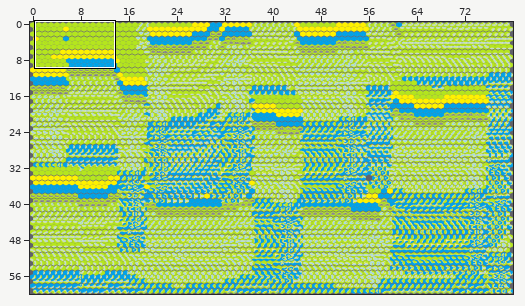
An edit to a level. Tiled map, maps/test.tmx. Above: a wide view before the commit, with the close-up outlined.
Close-up. Before:
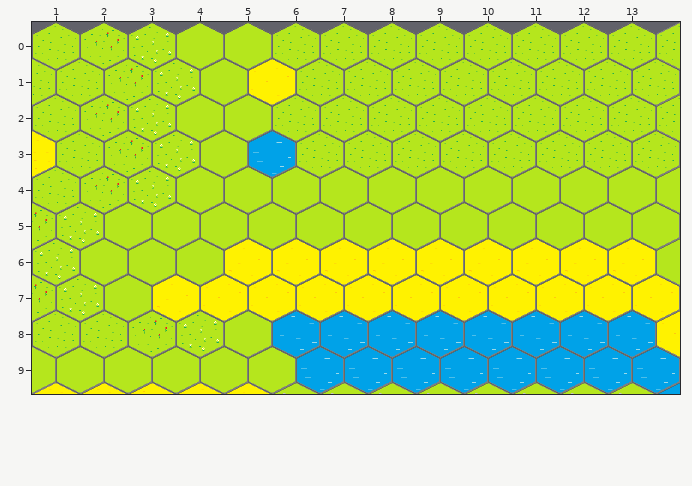
Cells are 64x64 px. Hexagonal. Every second row is shifted by half a cell. Shown: x 1..13, y 0..9.
Once edited:
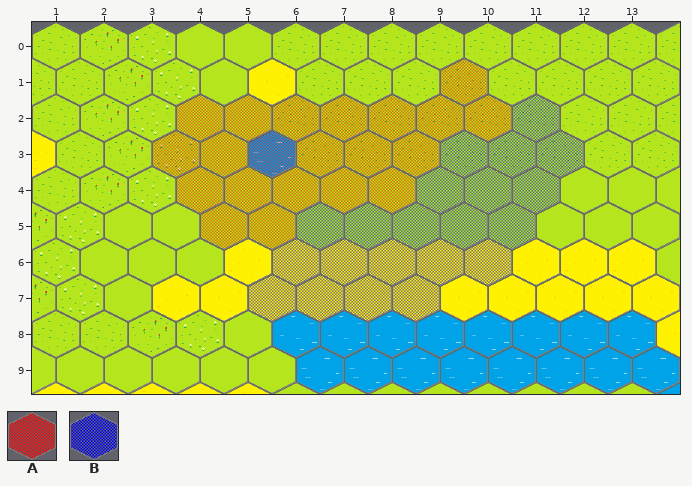
Key: from "colors": A 1, B 2.
_ is an empty cell.
Tiles of an added or newly shown layer are drawn over the layers below it.
What changed:
Changed rows in their new state; . is an unchanged cell.
Layer "layer3" (added):
first column x 3:
 1 ......A..
 2 .AAAAAAAB
 3 AAAAAABBB
 4 .AAAAABBB
 5 .AABBBBB.
 6 ...BBBBB.
 7 ..BBBB...
